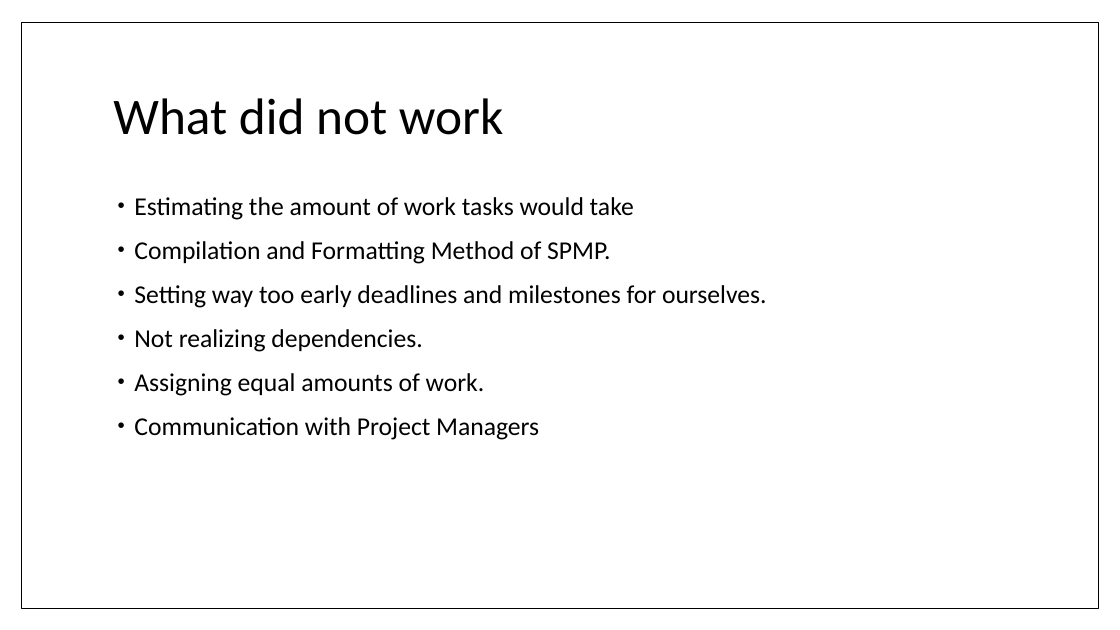
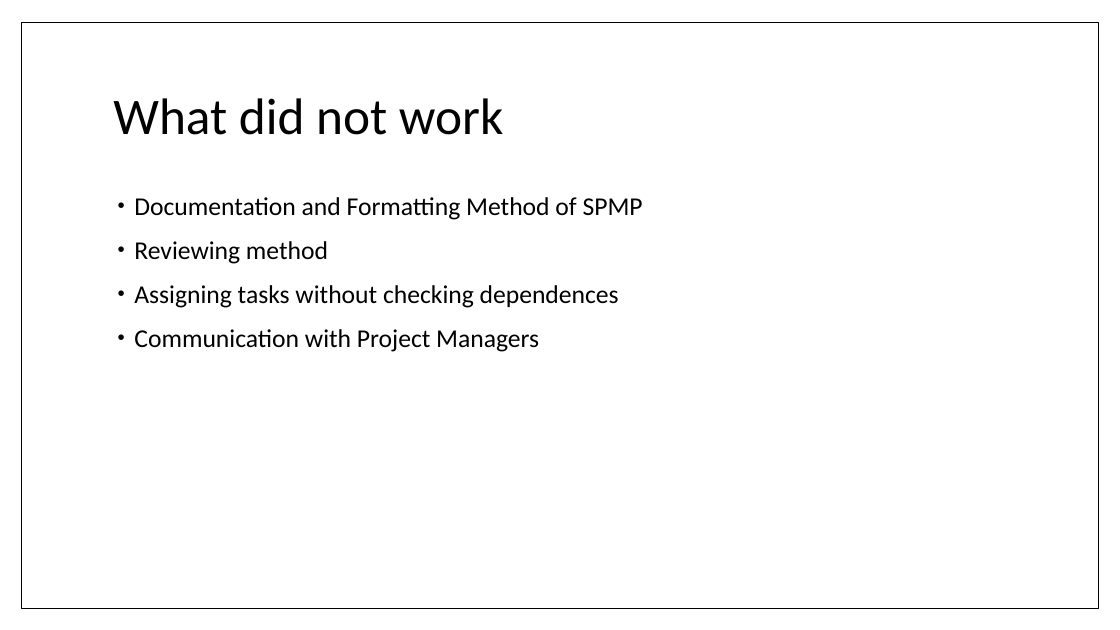
Before and after one commit to umdfeynman/umdfeynman, a slide deck: slide 20 of Work_In_Progress/CS/SPMP_Presentation.pptx. Drawn at 1120x630 pixels with LibreOffice and Linux fonts; fonts in the diff are those of the drawing. Boxes give left, top, right and bottom in pixels: in the first picture for what was removed or moved away, otherwise in the second. Text is boxed around its words. In the diff, an @@ line names an element or a change of style, - is before the commit and + after.

Commit message:
SPMP_Presentation

```diff
--- a/Work_In_Progress/CS/SPMP_Presentation.pptx
+++ b/Work_In_Progress/CS/SPMP_Presentation.pptx
@@ text at bbox=[134, 197, 643, 308]: text changed @@
-• Estimating the amount of work tasks would take
-• Compilation and Formatting Method of SPMP.
-• Setting way too early deadlines and milestones for ourselves.
-• Not realizing dependencies.
-• Assigning equal amounts of work.
+• Documentation and Formatting Method of SPMP
+• Reviewing method
+• Assigning tasks without checking dependences
```
Also in this commit, not shown: 10 other slides changed, 1 slide added, 1 slide removed.
